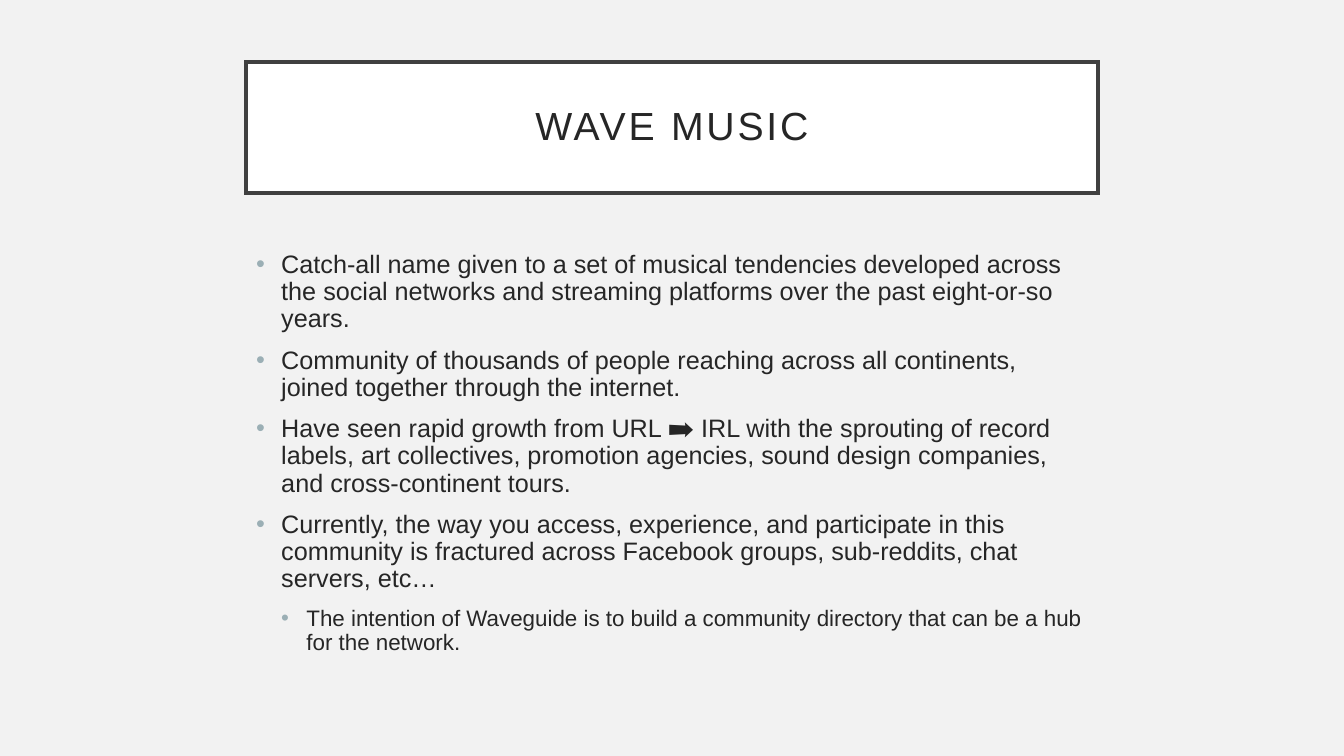
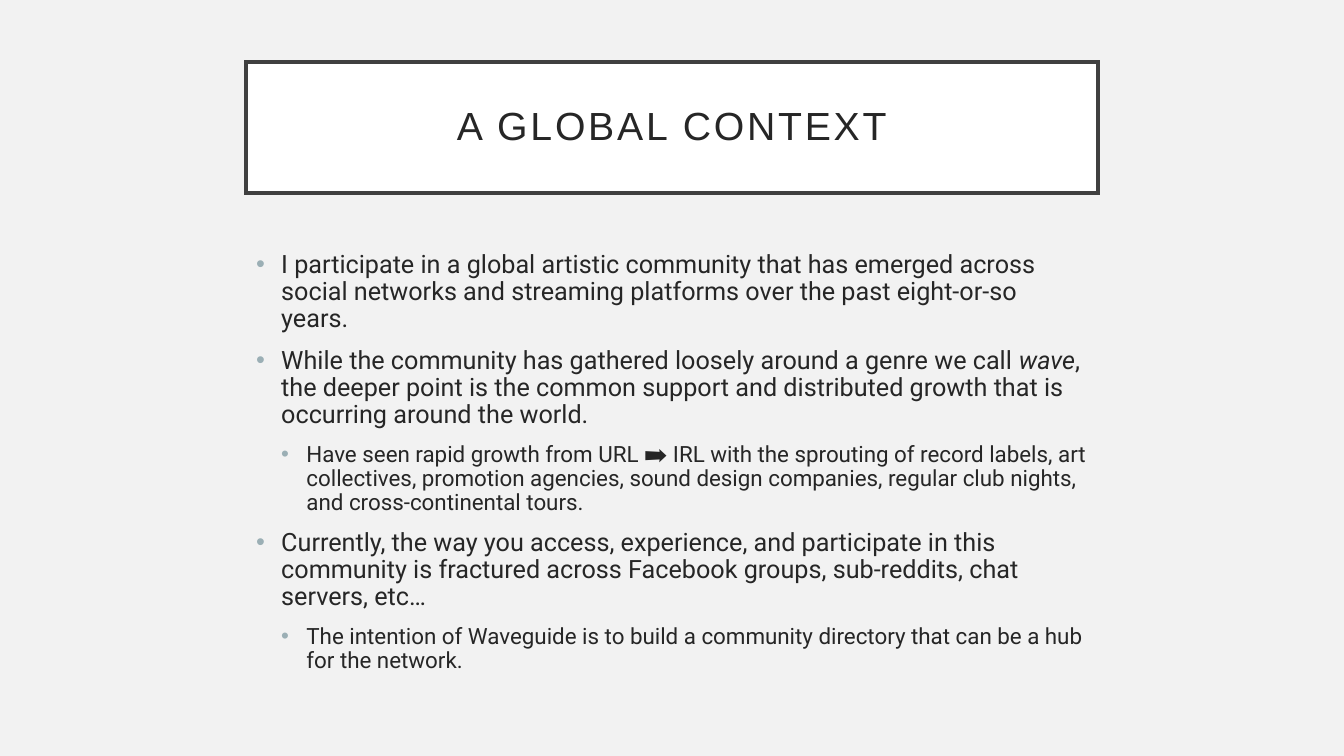
Before and after one commit to gabrielbourget/Waveguide2, a slide deck: slide 3 of Design/Presentations/Presentation1.pptx. Drawn at 1344x756 pixels with LibreOffice and Linux fonts; fonts in the diff are those of the drawing. Boxes give left, top, right and bottom in pixels: in the first picture for what was removed or moved away, otherwise in the second. Text is boxed around its words. In the diff, an @@ line names an element or a change of style, - is before the commit and + after.

```diff
--- a/Design/Presentations/Presentation1.pptx
+++ b/Design/Presentations/Presentation1.pptx
@@ title at box(457, 112, 887, 141): text changed @@
-WAVE MUSIC
+A GLOBAL CONTEXT
@@ text at box(281, 254, 1086, 510): text changed; font Arial to Roboto @@
-• Catch-all name given to a set of musical tendencies developed across the social networks and streaming platforms over the past eight-or-so years.
-• Community of thousands of people reaching across all continents, joined together through the internet.
-• Have seen rapid growth from URL ➡ IRL with the sprouting of record labels, art collectives, promotion agencies, sound design companies, and cross-continent tours.
+• I participate in a global artistic community that has emerged across social networks and streaming platforms over the past eight-or-so years.
+• While the community has gathered loosely around a genre we call wave, the deeper point is the common support and distributed growth that is occurring around the world.
+  • Have seen rapid growth from URL ➡ IRL with the sprouting of record labels, art collectives, promotion agencies, sound design companies, regular club nights, and cross-continental tours.
@@ text at box(281, 532, 1082, 668): font Arial to Roboto in "Currently, the way you access, experience, and ...", "The intention of Waveguide is to build ..." @@
```
Also in this commit, not shown: 9 other files.
